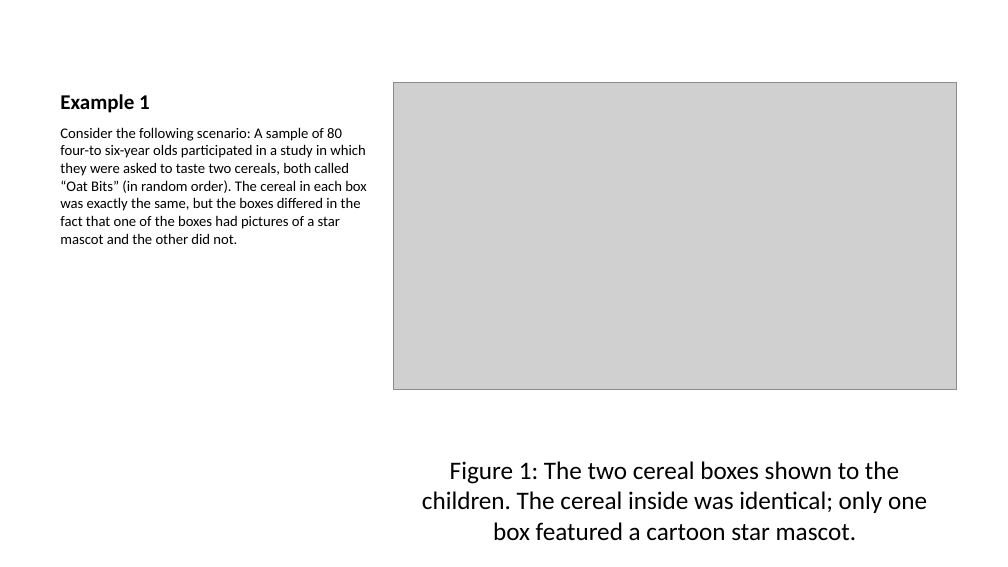
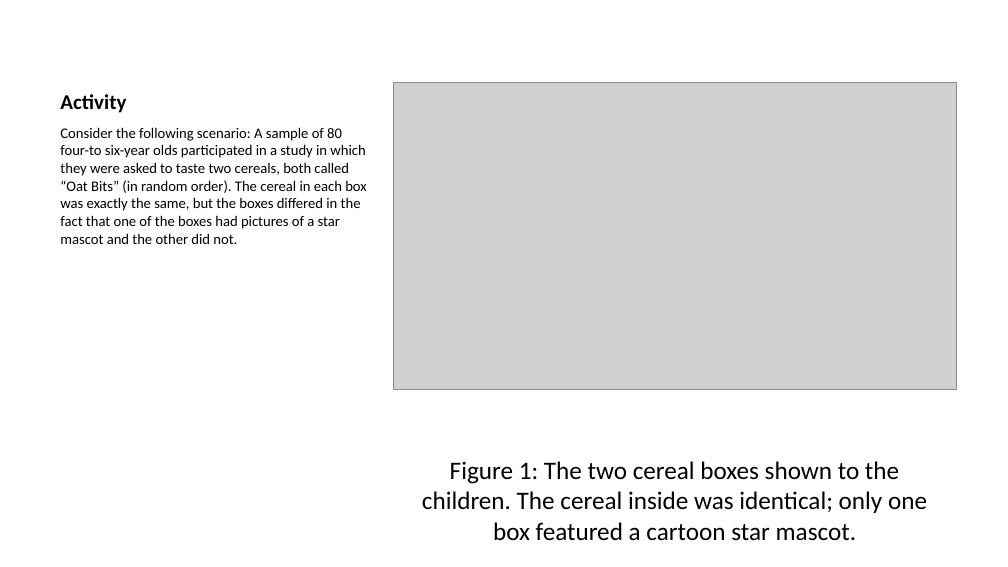
Before and after one commit to DataScienceUWL/DataScienceUWL.github.io, a slide deck: slide 4 of STAT145/resources-2027/randomization/slides.pptx. Drawn at 1008x567 pixels with LibreOffice and Linux fonts; fonts in the diff are those of the drawing; grey boxes stand for pictures. Boxes give left, top, right and bottom in pixels: in the first picture for what was removed or moved away, otherwise in the second. Text is boxed around its words. In the diff, an @@ line names an element or a change of style, - is before the commit and + after.

```diff
--- a/STAT145/resources-2027/randomization/slides.pptx
+++ b/STAT145/resources-2027/randomization/slides.pptx
@@ title at (60,94,126,113): text changed @@
-Example 1
+Activity
```
Also in this commit, not shown: 13 other slides changed, 3 slides added, 3 slides removed, 12 other files.
